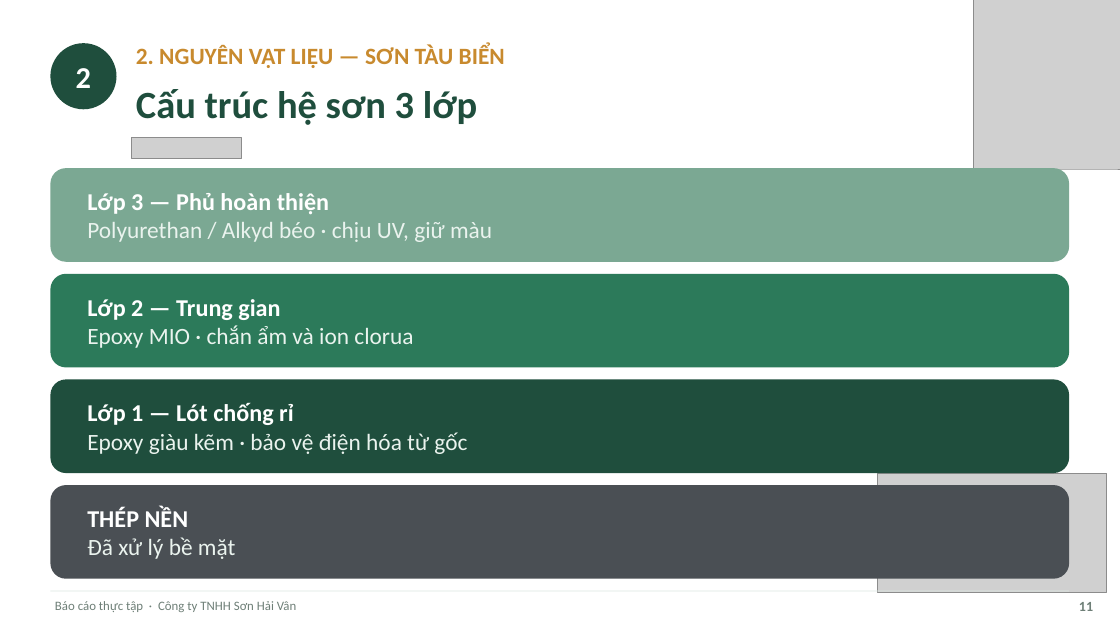
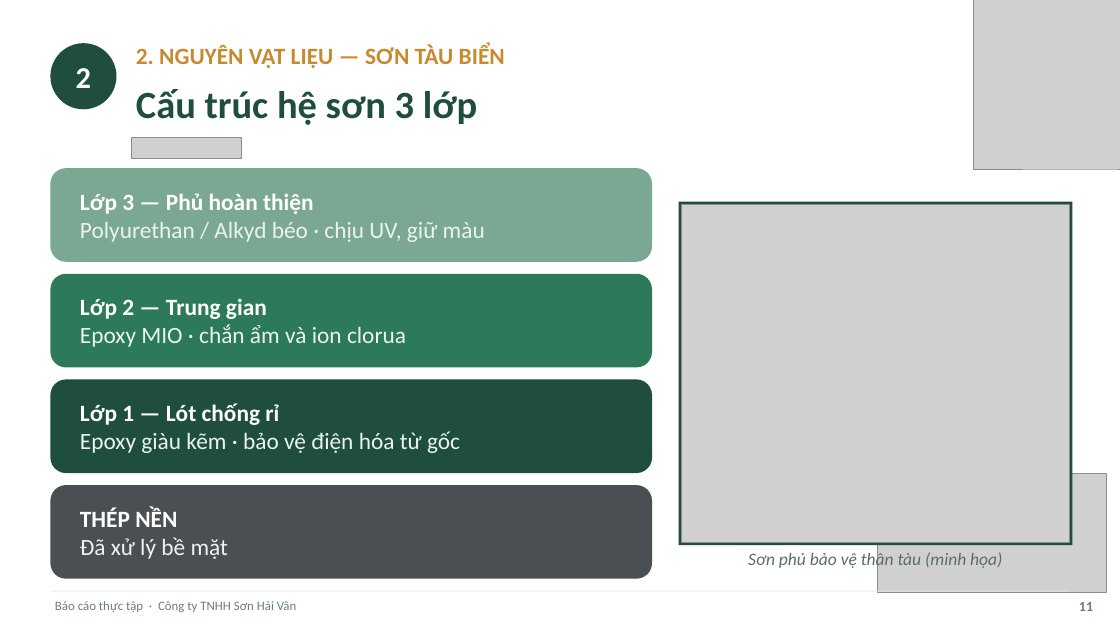
Before and after one commit to tranconcoder/pubic-resources, a slide deck: slide 11 of SuHeo/Báo cáo thực tập - Sơn Hải Vân.pptx. Drawn at 1120x630 pixels with LibreOffice and Linux fonts; fonts in the diff are those of the drawing; grey boxes stand for pictures. Boxes give left, top, right and bottom in pixels: in the first picture for what was removed or moved away, otherwise in the second. Text is boxed around its words. In the diff, an @@ line names an element or a change of style, - is before the commit and + after.

```diff
--- a/SuHeo/Báo cáo thực tập - Sơn Hải Vân.pptx
+++ b/SuHeo/Báo cáo thực tập - Sơn Hải Vân.pptx
@@ rounded rectangle resized from (x1=50, y1=168, x2=1070, y2=262) to (x1=50, y1=168, x2=652, y2=262) @@
@@ text at (x1=80, y1=193, x2=314, y2=214): size 20.8 to 20 pt in "Lớp 3 — Phủ hoàn thiện" @@
@@ rectangle added at (x1=679, y1=202, x2=1073, y2=545), fill #1F4E3D @@
@@ picture added at (x1=681, y1=205, x2=1070, y2=542) @@
@@ rounded rectangle resized from (x1=50, y1=274, x2=1070, y2=368) to (x1=50, y1=274, x2=652, y2=368) @@
@@ text at (x1=80, y1=298, x2=267, y2=319): size 20.8 to 20 pt in "Lớp 2 — Trung gian" @@
@@ rounded rectangle resized from (x1=50, y1=380, x2=1070, y2=474) to (x1=50, y1=380, x2=652, y2=474) @@
@@ text at (x1=80, y1=403, x2=279, y2=425): size 20.8 to 20 pt in "Lớp 1 — Lót chống rỉ" @@
@@ rounded rectangle resized from (x1=50, y1=485, x2=1070, y2=579) to (x1=50, y1=485, x2=652, y2=579) @@
@@ text at (x1=80, y1=507, x2=177, y2=527): size 20.8 to 20 pt in "THÉP NỀN" @@
@@ text added at (x1=748, y1=551, x2=1002, y2=570), 15 pt, text #5B6E66, italic @@
+Sơn phủ bảo vệ thân tàu (minh họa)
```
Also in this commit, not shown: 3 other slides changed, 1 other file.
